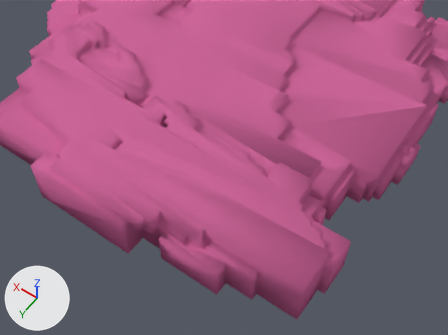
What one commit did to the Blender file GodotProject/models/splits_tongue.blend.
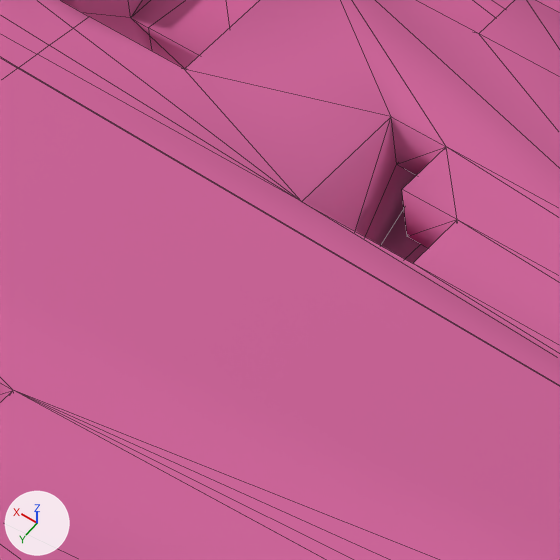
There are two pictures of each version: one from a 50 mm lens placed at (-4.95, 7.25, 7.18), pointed at (-1.94, 3.04, 0.56), one close up on the part from 28% to 40% of the width and 30% to 47% of the height. The lights are fixed; the arrows at lower left show +X, +Y and +Z. The close-ups show mesh edges as thin lines.

In view in the first close-up: 'worldmap.TH', 'worldmap.VW'.
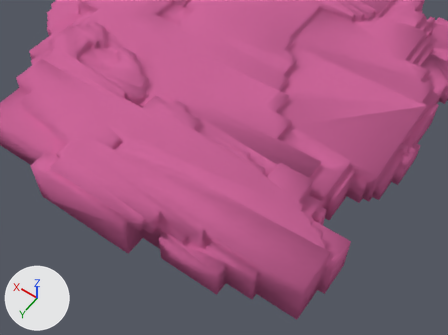
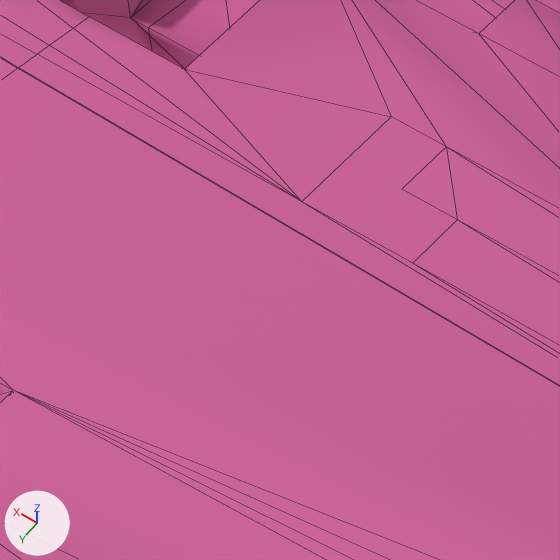
Where the change shows, as pixel boxes [x1, y1, x2, y2] in the close-ups (560 x 560 px; the box of a moved part takes in the faces that stretch with it):
part 1 of me_worldmap_tongue, deleted (pink)
    before: [391, 117, 457, 263]
part 2 of me_worldmap_tongue, moved or reshaped
    both: [0, 0, 560, 386]

The change, as a diff of the scene's bpy script:
```diff
--- a/GodotProject/models/splits_tongue.blend.py
+++ b/GodotProject/models/splits_tongue.blend.py
@@ me_worldmap_tongue @@
 # used by ob_worldmap_th; location = (0.0, 0.0, 0.0); rotation_euler = (1.571, 0.0, 0.0), in degrees (90, 0, 0)
-me_worldmap_tongue.from_pydata(...)  # 2546 vertices, 1658 faces; spans x -4.2..3.5, y 0.0..0.8, z -4.6..2.5
+me_worldmap_tongue.from_pydata(...)  # 2504 vertices, 1635 faces; spans x -4.2..3.5, y 0.0..0.8, z -4.6..2.5
+# me_worldmap_tongue part 1: 6 loose pieces with 26 vertices, spanning x -1.0..-0.8, y 0.5..0.8, z -3.1..-2.7, are deleted
+# me_worldmap_tongue part 2
+# 16 vertices are removed from x -1.0..-0.8, y 0.5..0.8, z -3.1..-2.7
+# 33 faces are deleted
+# 24 new faces join them
 me_worldmap_tongue.materials.append(mat_palette_014)
```
